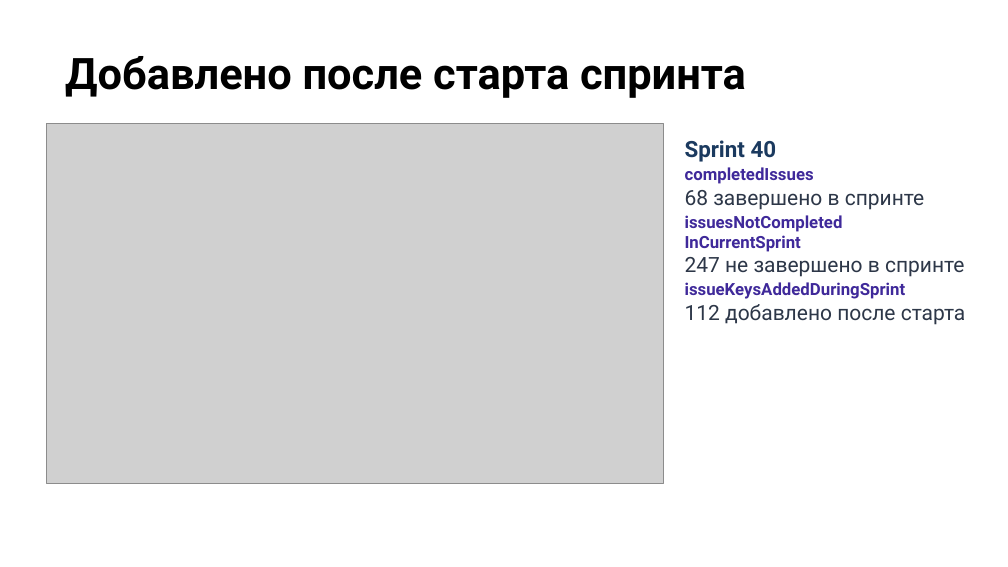
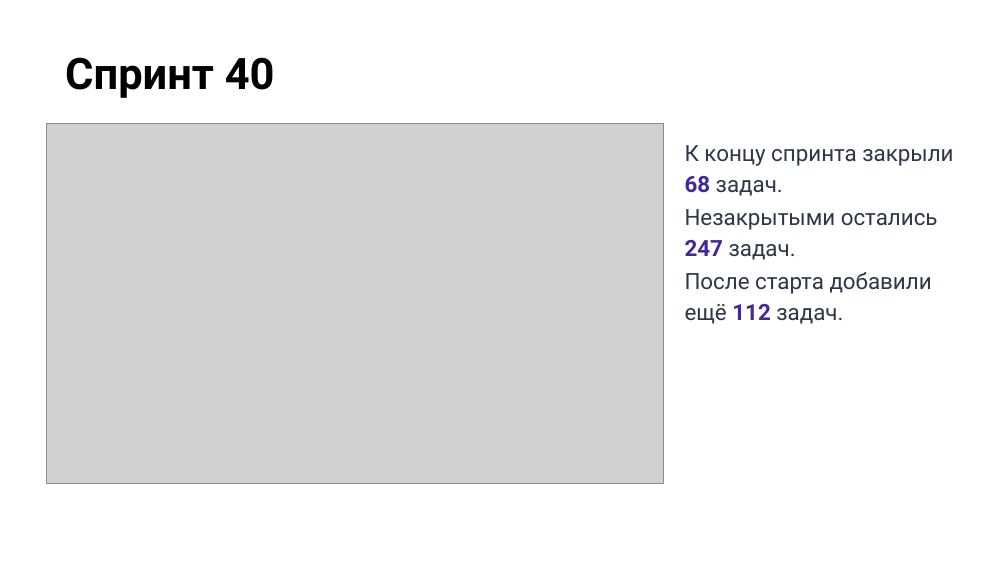
Before and after one commit to camelot270/otus_work, a slide deck: slide 12 of docs/Защита проекта. Петров Н.И..pptx. Drawn at 1008x567 pixels with LibreOffice and Linux fonts; fonts in the diff are those of the drawing; grey boxes stand for pictures; background and template pictures are left out. Boxes give left, top, right and bottom in pixels: in the first picture for what was removed or moved away, otherwise in the second. Text is boxed around its words. In the diff, an @@ line names an element or a change of style, - is before the commit and + after.

```diff
--- a/docs/Защита проекта. Петров Н.И..pptx
+++ b/docs/Защита проекта. Петров Н.И..pptx
@@ title at (65,57,275,98): text changed @@
-Добавлено после старта спринта
+Спринт 40
@@ text at (685,145,953,324): text changed; size 12 to 16 pt; text colour #3F299A to #2D3748; bold off @@
-Sprint 40
-completedIssues
-68 завершено в спринте
-issuesNotCompleted
-InCurrentSprint
-247 не завершено в спринте
-issueKeysAddedDuringSprint
-112 добавлено после старта
+К концу спринта закрыли 68 задач.
+Незакрытыми остались 247 задач.
+После старта добавили ещё 112 задач.
```
Also in this commit, not shown: 1 other slide changed.
